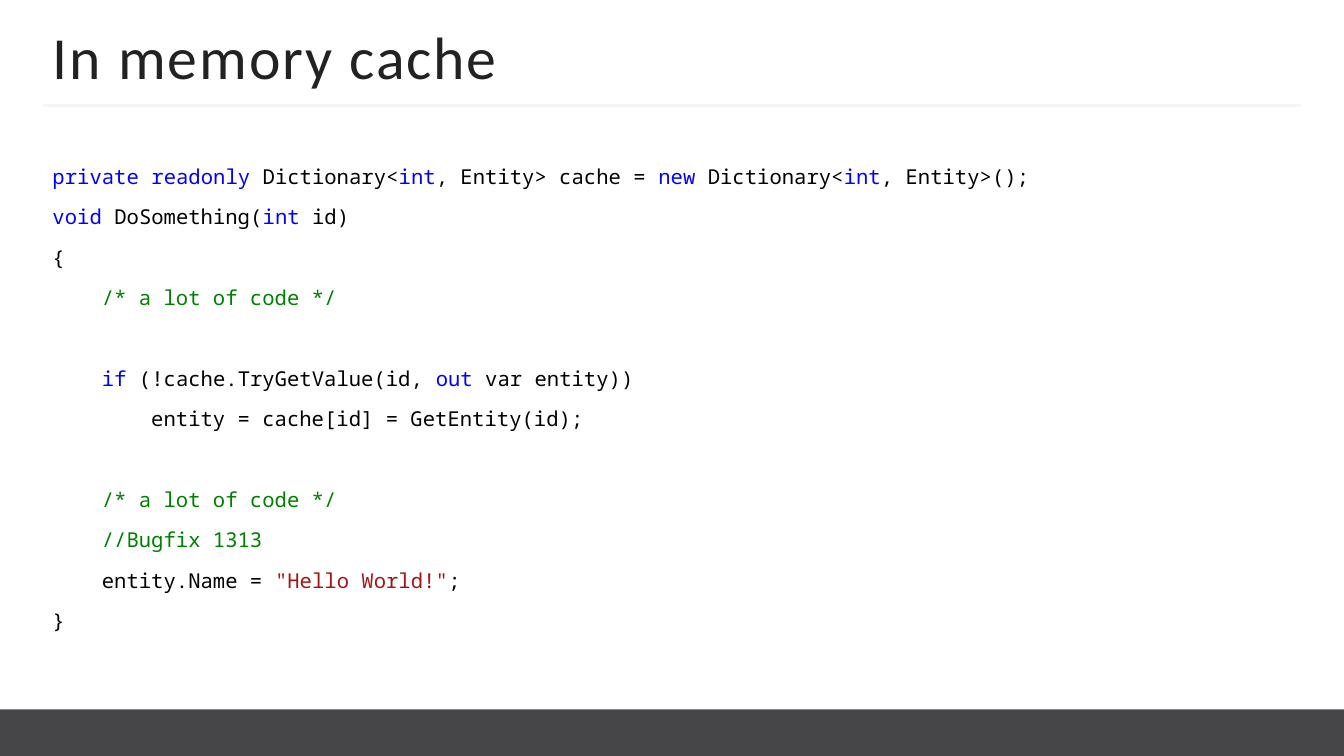
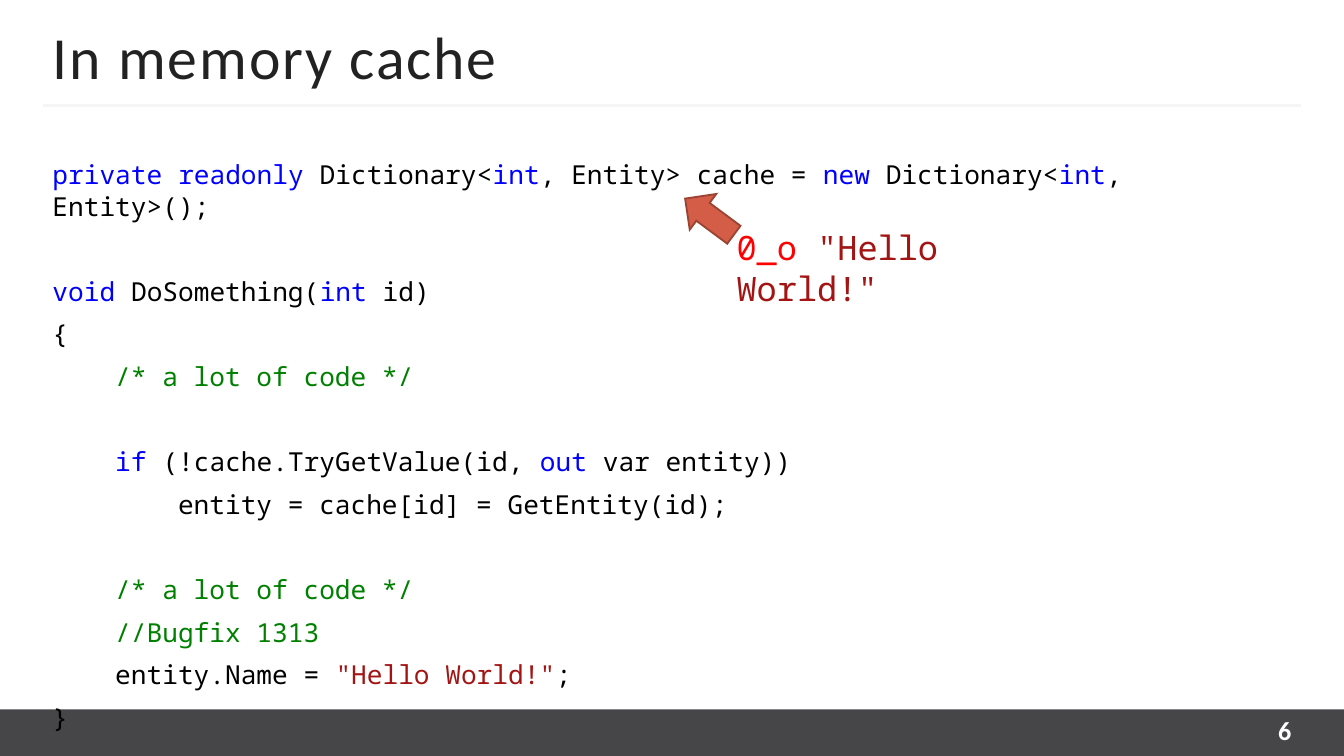
Before and after one commit to kugushev/presentations, a slide deck: slide 6 of Presentation Subbotnik.pptx. Drawn at 1344x756 pixels with LibreOffice and Linux fonts; fonts in the diff are those of the drawing; background and template pictures are left out. Boxes give left, top, right and bottom in pixels: in the first picture for what was removed or moved away, otherwise in the second. Text is boxed around its words. In the diff, an @@ line names an element or a change of style, - is before the commit and + after.

```diff
--- a/Presentation Subbotnik.pptx
+++ b/Presentation Subbotnik.pptx
@@ text "private readonly Dictionary<int, Entity> cache ..." at (52,164,1122,649): size 11 to 14 pt; line spacing 16pt to 1 @@
@@ right arrow added at (671,181,746,253), fill #D35D47, outline #9C4535 1 pt @@
@@ text added at (737,229,938,302), 18 pt, text #A31515 @@
+0_o "Hello World!"
@@ page number added at (1278,722,1291,740), 14 pt, text #FEFEFE, bold @@
+6
```
Also in this commit, not shown: 36 other slides changed, 5 other files.
